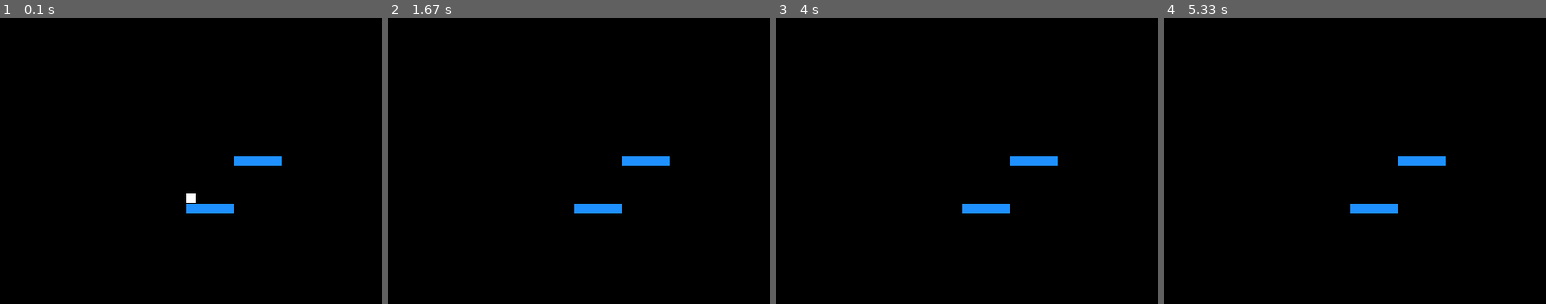
Above: before the commit, frames 1-4 (left to right).
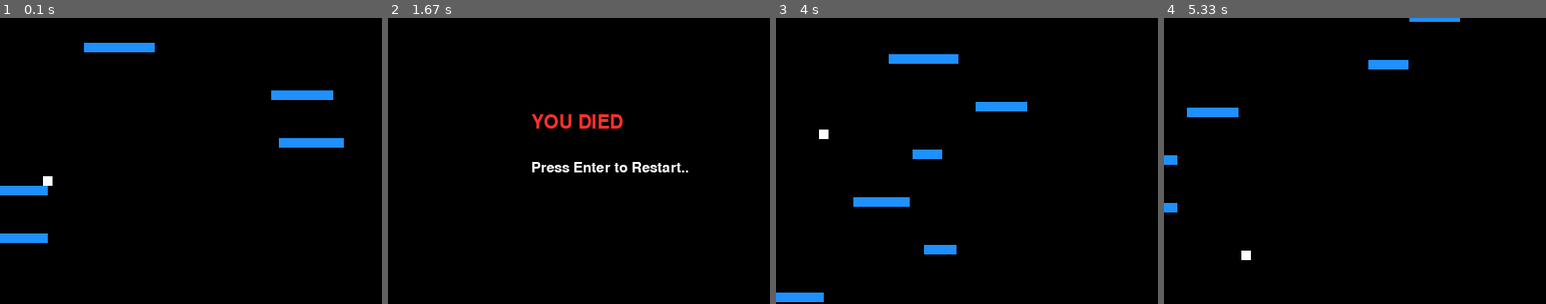
Above: after the commit, the same moments.

Repository: damianoda96/Capstone_Game
Game: pygame game, started from main.py
Two runs of this game, one before a commit and one after it. Both use one fixed random seed, a clock stepped at 60 frames per second and the inputs below.
Inputs (mouse positions are in pixels of both pictures, inside the frame that each line leads up to):
- Up to frame 1 (0.1 s): no input
- Up to frame 2 (1.67 s): hold Space 0.33-0.8 s; hold D 0.33-0.8 s; move the mouse to (563, 172) at 0.37 s; tap Enter at 0.83 s; hold D 1.17-1.63 s; tap Space at 1.23, 1.53 s
- Up to frame 3 (4 s): tap Enter at 2 s; hold D 2.33-2.8 s; tap Space at 2.4, 2.7, 2.9, 3.2, 3.47, 3.8 s; hold A 2.83-3.37 s; hold Enter 3.4-3.7 s; hold S 3.4-3.7 s; hold S from 3.73 s (still down)
- Up to frame 4 (5.33 s): release S at 4.03 s; hold A 4.07-4.47 s; tap Space at 4.13, 4.43, 5.3 s; tap Enter at 4.9 s; hold D from 5.23 s (still down)

The runs differ from the first frame. In frame 1, 3.6% of the frame differs, in the area x 0-90%, y 8-79%; in frame 2, 2.2%; in frame 3, 3.4%; in frame 4, 2.1%.

Commit message:
adding a few updates

Diff:
--- /dev/null
+++ b/Bullet.py
@@ -0,0 +1,85 @@
+import sys
+import pygame
+import math
+import random
+from pygame.locals import *
+from Player import *
+from Enemy import *
+from Platform import *
+from Controller import *
+
+class Bullet:
+
+	def __init__(self, x, y, dest_x, dest_y, LINE_THICKNESS):
+
+		# Rectangle
+		self.rect = pygame.Rect(x + LINE_THICKNESS/2 - 2, y + LINE_THICKNESS/2 - 2, 2, 4)
+		self.alive = True
+		self.dest_x = dest_x
+		self.dest_y = dest_y
+
+		self.calc_v()
+
+	def calc_v(self):
+
+		print("self x: " +str(self.rect.x))
+		print("self dest x: " + str(self.dest_x))
+		print("self y: " + str(self.rect.y))
+		print("self dest y: " + str(self.dest_y))
+
+		if self.rect.x > self.dest_x:
+			self.slope_x = self.dest_x - self.rect.x
+			print("slope_x: " + str(self.slope_x))
+		elif self.rect.x < self.dest_x:
+			self.slope_x = self.dest_x - self.rect.x
+			print("slope_x: " + str(self.slope_x))
+		else:
+			self.slope_x = 0
+
+		if self.rect.y > self.dest_y:
+			self.slope_y = self.dest_y - self.rect.y
+		elif self.rect.y < self.dest_y:
+			self.slope_y = self.dest_y - self.rect.y
+		else:
+			self.slope_y = 0
+
+		dist = math.sqrt((self.slope_x)**2 + (self.slope_y)**2)
+
+		if(round(self.slope_x/dist) < 0):
+
+			self.vel_x = round(self.slope_x/dist * 100) + 50
+
+		elif(round(self.slope_x/dist) > 0):
+
+			self.vel_x = round(self.slope_x/dist * 100) - 50
+
+		else:
+			self.vel_x = 0
+
+		if(round(self.slope_y/dist) < 0):
+
+			self.vel_y = round(self.slope_y/dist * 100) + 50
+
+		elif(round(self.slope_y/dist) > 0):
+
+			self.vel_y = round(self.slope_y/dist * 100) - 50
+
+		else:
+			self.vel_y = 0
+
+		print(self.vel_x)
+		print(self.vel_y)
+
+	def move(self): # bullets will move to x and y
+
+		self.rect.x += self.vel_x
+		self.rect.y += self.vel_y
+
+
+	def check_collision(self):
+		# if collided, alive == false
+		pass
+
+
+	def draw(self, display_surf):
+		pygame.draw.rect(display_surf, WHITE, self.rect)
--- /dev/null
+++ b/Enemy.py
@@ -0,0 +1,38 @@
+import sys
+import pygame
+import math
+import random
+from pygame.locals import *
+from Player import *
+from Enemy import *
+from Platform import *
+from Controller import *
+
+# Enemy Class
+
+class Enemy:
+
+	def __init__(self, WINDOW_WIDTH, WINDOW_HEIGHT, LINE_THICKNESS):
+
+		self.type = "blah" # eventually for random enemies
+
+		self.x = WINDOW_WIDTH
+		self.y = WINDOW_HEIGHT
+
+		self.rect = pygame.Rect(self.x, self.y, LINE_THICKNESS, LINE_THICKNESS)
+
+	def move(self, dest_x, dest_y):
+
+		if self.rect.x < dest_x:
+			self.rect.x += 1
+		if self.rect.x > dest_x:
+			self.rect.x -= 1
+
+		if self.rect.y > dest_y:
+			self.rect.y -= 1
+		if self.rect.y < dest_y:
+			self.rect.y += 1
+
+	def draw(self, display_surf):
+
+		pygame.draw.rect(display_surf, blue, self.rect)
--- /dev/null
+++ b/Platform.py
@@ -0,0 +1,44 @@
+import sys
+import pygame
+import math
+import random
+from pygame.locals import *
+from Player import *
+from Enemy import *
+from Platform import *
+from Controller import *
+
+class Platform:
+
+	def __init__(self, x, y, w, h, t):
+
+		self.width = w
+		self.height = h
+		self.rect = pygame.Rect(x, y, w, h)
+		self.type = t
+
+	def move_up(self):
+		pass
+
+	def move_down(self):
+		pass
+
+	def move_left(self, vel):
+		self.rect.x -= vel
+
+	def move_right(self, vel):
+		self.rect.x += vel
+
+	def side_move(self):
+		start_x = self.rect.x
+		while(self.rect.x > start_x - 100):
+			self.rect.x -= 3
+		while(self.rect.x != start_x):
+			self.rect.x += 3
+
+	def deactivate(self):
+		self.type = "inactive"
+
+
+	def draw(self, display_surf, color):
+		pygame.draw.rect(display_surf, color, self.rect)
--- /dev/null
+++ b/Player.py
@@ -0,0 +1,108 @@
+import sys
+import pygame
+import math
+import random
+from pygame.locals import *
+import Player
+import Enemy
+import Platform
+import Controller
+
+# Player Class
+
+class Player:
+
+	def __init__(self, WINDOW_WIDTH, WINDOW_HEIGHT, LINE_THICKNESS):
+
+		# Starting Pos
+		self.x = WINDOW_WIDTH/2 - LINE_THICKNESS/2 - 150
+		self.y = WINDOW_HEIGHT/2 - LINE_THICKNESS/2
+		# Rectangle
+		self.rect = pygame.Rect(self.x, self.y, LINE_THICKNESS, LINE_THICKNESS)
+		self.hit_rect = pygame.Rect(self.x, self.y, LINE_THICKNESS, LINE_THICKNESS)
+		self.aim_dot = pygame.Rect(self.x, self.y, 2, 2)
+		self.face_dir = "e"
+		self.weapon = "fists"
+		self.can_slash = True
+		self.can_jump = False
+		self.on_ground = False
+		self.is_falling = True # for moving down
+		self.is_jumping = False # for moving up
+		self.max_height = 0
+
+	def move_right(self, multiplier):
+		self.rect.x += (3 * multiplier)
+		self.hit_rect.x += (3 * multiplier)
+		self.face_dir = "e"
+	def move_left(self, multiplier):
+		self.rect.x -= (3 * multiplier)
+		self.hit_rect.x -= (3 * multiplier)
+		self.face_dir = "w"
+	def move_up(self, multiplier):
+		self.rect.y -= (3 * multiplier)
+		self.hit_rect.y -= (3 * multiplier)
+		self.face_dir = "n"
+	def move_down(self, multiplier):
+		self.rect.y += (3 * multiplier)
+		self.hit_rect.y += (3 * multiplier)
+		self.face_dir = "s"
+
+
+	def jump(self):
+		self.is_jumping = True
+		self.max_height = self.rect.y - 60
+
+
+	def aim_move(self, mouse_x, mouse_y):
+		self.aim_dot.x = mouse_x
+		self.aim_dot.y = mouse_y
+
+	def draw(self, display_surf, color):
+		pygame.draw.rect(display_surf, color, self.rect)
+		# pygame.draw.rect(display_surf, WHITE, self.aim_dot)
+		pygame.draw.rect(display_surf, color, self.hit_rect)
+
+	def shoot(self, mouse_x, mouse_y):
+		# print("Shooting")
+		# make a new bullet
+		# bullets.append(Bullet(self.rect.x, self.rect.y, mouse_x, mouse_y))
+		pass
+
+	def slash(self):
+
+		if self.face_dir == "e":
+
+			self.hit_rect.x = self.rect.x + LINE_THICKNESS
+
+		elif self.face_dir == "w":
+
+			self.hit_rect.x = self.rect.x - LINE_THICKNESS
+
+		elif self.face_dir == "n":
+
+			self.hit_rect.y = self.rect.y - LINE_THICKNESS
+
+		elif self.face_dir == "s":
+
+			self.hit_rect.y = self.rect.y + LINE_THICKNESS
+
+	def slash_revert(self):
+
+		self.hit_rect.x = self.rect.x
+		self.hit_rect.y = self.rect.y
+
+	def check_plat_collision(self, plat_rect):
+		player_rect = self.rect
+		if player_rect.bottom >= plat_rect.top and player_rect.bottom <= plat_rect.bottom and player_rect.right >= plat_rect.left and player_rect.left <= plat_rect.right and not self.is_jumping:
+			return True
+
+	def check_slash_collision(self, enemy_rect):
+
+		slash_rect = self.hit_rect
+
+		if enemy_rect.right >= slash_rect.left and enemy_rect.right <= slash_rect.right and enemy_rect.bottom > slash_rect.top and enemy_rect.top < slash_rect.bottom:
+			return True
+		if enemy_rect.left <= slash_rect.right and enemy_rect.right >= slash_rect.left and enemy_rect.bottom > slash_rect.top and enemy_rect.top < slash_rect.bottom:
+			return True
+		else:
+			return False
--- a/main.py
+++ b/main.py
@@ -3,6 +3,11 @@
 import math
 import random
 from pygame.locals import *
+from Player import *
+from Enemy import *
+from Platform import *
+from Controller import *
+from Bullet import *
 
 # Frames per second
 
@@ -13,212 +18,13 @@
 WINDOW_WIDTH = 400
 WINDOW_HEIGHT = 300
 LINE_THICKNESS = 10
-PADDLE_SIZE = 50
-PADDLE_OFFSET = 20
 
 # Colors
 
 BLACK = (0, 0, 0)
 WHITE = (255, 255, 255)
 blue = pygame.Color('dodgerblue')
-
-# Player Class
-
-class Player:
-
-	def __init__(self):
-
-		# Starting Pos
-		self.x = WINDOW_WIDTH/2 - LINE_THICKNESS/2
-		self.y = WINDOW_HEIGHT/2 - LINE_THICKNESS/2
-		# Rectangle
-		self.rect = pygame.Rect(self.x, self.y, LINE_THICKNESS, LINE_THICKNESS)
-		self.hit_rect = pygame.Rect(self.x, self.y, LINE_THICKNESS, LINE_THICKNESS)
-		self.aim_dot = pygame.Rect(self.x, self.y, 2, 2)
-		self.face_dir = "e"
-		self.weapon = "fists"
-		self.can_slash = True
-		self.can_jump = False
-		self.on_ground = False
-		self.is_falling = True # for moving down
-		self.is_jumping = False # for moving up
-
-	def move_right(self, multiplier):
-		self.rect.x += (3 * multiplier)
-		self.hit_rect.x += (3 * multiplier)
-		self.face_dir = "e"
-	def move_left(self, multiplier):
-		self.rect.x -= (3 * multiplier)
-		self.hit_rect.x -= (3 * multiplier)
-		self.face_dir = "w"
-	def move_up(self, multiplier):
-		self.rect.y -= (3 * multiplier)
-		self.hit_rect.y -= (3 * multiplier)
-		self.face_dir = "n"
-	def move_down(self, multiplier):
-		self.rect.y += (3 * multiplier)
-		self.hit_rect.y += (3 * multiplier)
-		self.face_dir = "s"
-
-
-	def jump(self):
-		self.is_jumping = True
-		self.max_height = self.rect.y - 100
-
-
-	def aim_move(self, mouse_x, mouse_y):
-		self.aim_dot.x = mouse_x
-		self.aim_dot.y = mouse_y
-
-	def draw(self):
-		pygame.draw.rect(display_surf, WHITE, self.rect)
-		# pygame.draw.rect(display_surf, WHITE, self.aim_dot)
-		pygame.draw.rect(display_surf, WHITE, self.hit_rect)
-
-	def shoot(self, mouse_x, mouse_y):
-		# print("Shooting")
-		# make a new bullet
-		# bullets.append(Bullet(self.rect.x, self.rect.y, mouse_x, mouse_y))
-		pass
-
-	def slash(self):
-
-		if self.face_dir == "e":
-
-			self.hit_rect.x = self.rect.x + LINE_THICKNESS
-
-		elif self.face_dir == "w":
-
-			self.hit_rect.x = self.rect.x - LINE_THICKNESS
-
-		elif self.face_dir == "n":
-
-			self.hit_rect.y = self.rect.y - LINE_THICKNESS
-
-		elif self.face_dir == "s":
-
-			self.hit_rect.y = self.rect.y + LINE_THICKNESS
-
-	def slash_revert(self):
-
-		self.hit_rect.x = self.rect.x
-		self.hit_rect.y = self.rect.y
-
-class Enemy:
-
-	def __init__(self):
-
-		self.type = "blah" # eventually for random enemies
-
-		self.x = WINDOW_WIDTH
-		self.y = WINDOW_HEIGHT
-
-		self.rect = pygame.Rect(self.x, self.y, LINE_THICKNESS, LINE_THICKNESS)
-
-	def move(self, dest_x, dest_y):
-
-		if self.rect.x < dest_x:
-			self.rect.x += 1
-		if self.rect.x > dest_x:
-			self.rect.x -= 1
-
-		if self.rect.y > dest_y:
-			self.rect.y -= 1
-		if self.rect.y < dest_y:
-			self.rect.y += 1
-
-	def draw(self):
-
-		pygame.draw.rect(display_surf, blue, self.rect)
-
-
-class Bullet:
-
-	def __init__(self, x, y, dest_x, dest_y):
-
-		# Rectangle
-		self.rect = pygame.Rect(x + LINE_THICKNESS/2 - 2, y + LINE_THICKNESS/2 - 2, 2, 4)
-		self.alive = True
-		self.dest_x = dest_x
-		self.dest_y = dest_y
-
-		self.calc_v()
-
-	def calc_v(self):
-
-		print("self x: " +str(self.rect.x))
-		print("self dest x: " + str(self.dest_x))
-		print("self y: " + str(self.rect.y))
-		print("self dest y: " + str(self.dest_y))
-
-		if self.rect.x > self.dest_x:
-			self.slope_x = self.dest_x - self.rect.x
-			print("slope_x: " + str(self.slope_x))
-		elif self.rect.x < self.dest_x:
-			self.slope_x = self.dest_x - self.rect.x
-			print("slope_x: " + str(self.slope_x))
-		else:
-			self.slope_x = 0
-
-		if self.rect.y > self.dest_y:
-			self.slope_y = self.dest_y - self.rect.y
-		elif self.rect.y < self.dest_y:
-			self.slope_y = self.dest_y - self.rect.y
-		else:
-			self.slope_y = 0
-
-		dist = math.sqrt((self.slope_x)**2 + (self.slope_y)**2)
-
-		if(round(self.slope_x/dist) < 0):
-
-			self.vel_x = round(self.slope_x/dist * 100) + 50
-
-		elif(round(self.slope_x/dist) > 0):
-
-			self.vel_x = round(self.slope_x/dist * 100) - 50
-
-		else:
-			self.vel_x = 0
-
-		if(round(self.slope_y/dist) < 0):
-
-			self.vel_y = round(self.slope_y/dist * 100) + 50
-
-		elif(round(self.slope_y/dist) > 0):
-
-			self.vel_y = round(self.slope_y/dist * 100) - 50
-
-		else:
-			self.vel_y = 0
-
-		print(self.vel_x)
-		print(self.vel_y)
-
-	def move(self): # bullets will move to x and y
-
-		self.rect.x += self.vel_x
-		self.rect.y += self.vel_y
-
-
-	def check_collision(self):
-		# if collided, alive == false
-		pass
-
-
-	def draw(self):
-		pygame.draw.rect(display_surf, WHITE, self.rect)
-
-class Platform:
-
-	def __init__(self, x, y, w, h):
-
-		self.width = w
-		self.height = h
-
-		self.rect = pygame.Rect(x, y, w, h)
-
-	def draw(self):
-		pygame.draw.rect(display_surf, blue, self.rect)
+red = pygame.Color('firebrick1')
 
 
 # draws the arena --------------------------------------------------
@@ -232,30 +38,22 @@
 	# pygame.draw.line(display_surf, WHITE, ((WINDOW_WIDTH/2), 0), ((WINDOW_WIDTH/2), WINDOW_HEIGHT), (int(LINE_THICKNESS/4)))
 
 
-def check_slash_collision(enemy_rect, slash_rect):
-	if enemy_rect.right >= slash_rect.left and enemy_rect.right <= slash_rect.right and enemy_rect.bottom > slash_rect.top and enemy_rect.top < slash_rect.bottom:
-		return True
-	if enemy_rect.left <= slash_rect.right and enemy_rect.right >= slash_rect.left and enemy_rect.bottom > slash_rect.top and enemy_rect.top < slash_rect.bottom:
-		return True
-	else:
-		return False
-
-
-def check_plat_collision(player_rect, plat_rect):
-	if player_rect.bottom >= plat_rect.top and player_rect.bottom <= plat_rect.bottom and player_rect.right >= plat_rect.left and player_rect.left <= plat_rect.right:
-		return True
-
-
-# Displays the current score on the screen
-
-'''def display_score(score):
-	result_surf = BASIC_FONT.render('Score = %s' %(score), True, WHITE)
+# Displays the death announcement
+
+def display_death():
+	result_surf = BASIC_FONT.render('YOU DIED', True, red)
+	restart_surf = BASIC_FONT_1.render('Press Enter to Restart..', True, WHITE)
 	result_rect = result_surf.get_rect()
-	result_rect.topleft = (WINDOW_WIDTH - 150, 25)
-	display_surf.blit(result_surf, result_rect)'''
+	restart_rect = restart_surf.get_rect()
+	result_rect.topleft = (WINDOW_WIDTH/2 - 50, 100)
+	restart_rect.topleft = (WINDOW_WIDTH/2 - 50, 150)
+	display_surf.blit(result_surf, result_rect)
+	display_surf.blit(restart_surf, restart_rect)
 
 
 # Main Function
+
+platforms = []
 
 
 def main():
@@ -263,19 +61,19 @@
 	pygame.init()
 	global display_surf
 
-	global BASIC_FONT, BASIC_FONT_SIZE
+	global BASIC_FONT, BASIC_FONT_SIZE, BASIC_FONT_1
 
 	BASIC_FONT_SIZE = 20
 	BASIC_FONT = pygame.font.Font('freesansbold.ttf', BASIC_FONT_SIZE)
+	BASIC_FONT_1 = pygame.font.Font('freesansbold.ttf', 15)
 
 	fps_clock = pygame.time.Clock()
 	display_surf = pygame.display.set_mode((WINDOW_WIDTH, WINDOW_HEIGHT))
 	pygame.display.set_caption('Dumpy')
 
-	player = Player()
+	player = Player.Player(WINDOW_WIDTH, WINDOW_HEIGHT, LINE_THICKNESS)
 
 	enemies = []
-	platforms = []
 
 	multiplier = 1
 
@@ -286,22 +84,31 @@
 
 	e_spawn_counter = 0
 
+	is_dead = False
+
+	# Platform initialization
+
+	for i in range(15):
+		rand = random.randint(1, 300)
+		rand_width = random.randint(30, 80)
+		rand_type = random.randint(1,5)
+		if rand_type == 2:
+			t = "moving"
+		else:
+			t = "static"
+
+		if i > 1:
+			platforms.append(Platform(rand, WINDOW_HEIGHT/2 - LINE_THICKNESS/2 + 100 - 50 * (i), rand_width, 10, t))
+		else:
+			platforms.append(Platform(0, WINDOW_HEIGHT/2 - LINE_THICKNESS/2 + 100 - 50 * (i), 50, 10, "static"))
+
 	# Draws the starting position of the Arena
-
-	for i in range(2):
-		platforms.append(Platform(WINDOW_WIDTH/2 - LINE_THICKNESS/2 + 50 * i, WINDOW_HEIGHT/2 - LINE_THICKNESS/2 + 50 - 50 * (i), 50, 10))
-
-	# platform = Platform(WINDOW_WIDTH/2 - LINE_THICKNESS/2, WINDOW_HEIGHT/2 - LINE_THICKNESS/2 + 50, 50, 10)
-
 	draw_arena()
-	# draw_paddle(paddle1)
-	# draw_paddle(paddle2)
-
-	player.draw()
-	# platform.draw()
+
+	player.draw(display_surf, WHITE)
 
 	for i in platforms:
-		i.draw()
+		i.draw(display_surf, blue)
 
 	is_on = -1
 
@@ -309,6 +116,8 @@
 
 	mouse_x = 0
 	mouse_y = 0
+
+	gravity = 5
 
 	while True:  # main game loop
 
@@ -337,6 +146,7 @@
 				if event.key==pygame.K_SPACE:
 					if player.can_jump:
 						can_jump = False
+						player.is_jumping = True
 						player.jump()
 				if event.key==pygame.K_f:
 					if player.can_slash:
@@ -362,6 +172,12 @@
 					player.slash_revert()
 					player.can_slash = True
 					pass
+				if event.key==pygame.K_RETURN:
+					if(is_dead):
+						display_surf.fill((0, 0, 0))
+						player.is_falling = False
+						platforms.clear()
+						main()
 
 		if pygame.mouse.get_pressed()[0]:
 			# player.shoot(mouse_x, mouse_y)
@@ -381,59 +197,101 @@
 			player.move_down(multiplier)
 		if move_right:
 			player.move_right(multiplier)
+			for i in platforms:
+				i.move_left(3 * multiplier)
 		if move_left:
 			player.move_left(multiplier)
-
+			for i in platforms:
+				i.move_right(3 * multiplier)
 
 		draw_arena()
-		player.draw()
-		# platform.draw()
+		player.draw(display_surf, WHITE)
 
 		for i in enemies:
 			i.move(player.rect.x, player.rect.y)
-			i.draw()
-			if check_slash_collision(i.rect, player.hit_rect):
+			i.draw(display_surf)
+			if player.check_slash_collision(i.rect):
 				enemies.remove(i)
 
+		# ----- Platform collision handeling -----------------
 		for i in range(len(platforms)):
 
-			platforms[i].draw()
-
-			if(check_plat_collision(player.rect, platforms[i].rect)):
-				is_on = i
-				print(is_on)
-				player.is_falling = False
-				player.is_jumping = False
-				player.rect.y = platforms[i].rect.y - platforms[i].height - 1
-				player.hit_rect.y = platforms[i].rect.y - platforms[i].height - 1
-				player.can_jump = True
-				player.on_ground = True
+			if platforms[i].rect.y > player.rect.y + 300:
+				platforms[i].type = "inactive"
+
+			if platforms[i].type is not "inactive":
+
+				platforms[i].draw(display_surf, blue)
+				platforms[i].rect.y += 1
+
+				if platforms[i].type == "moving":
+					platforms[i].side_move()
+
+				if player.check_plat_collision(platforms[i].rect):
+					is_on = i
+					print(is_on)
+					player.is_falling = False
+					player.is_jumping = False
+					player.rect.y = platforms[i].rect.y - platforms[i].height - 1
+					player.hit_rect.y = platforms[i].rect.y - platforms[i].height - 1
+					player.can_jump = True
+					player.on_ground = True
 
 		if(is_on > -1):
 			if player.is_jumping == False:
-				if player.rect.right < platforms[is_on].rect.left or player.rect.left > platforms[is_on].rect.right:
-					player.is_falling = True
-					is_on = -1
+				if platforms[is_on].type is not "inactive":
+					if player.rect.right < platforms[is_on].rect.left or player.rect.left > platforms[is_on].rect.right:
+						player.is_falling = True
+						is_on = -1
+
+		# Jumping stuff ---------------------------------
 
 		if(player.is_falling):
-			player.rect.y += 5
-			player.hit_rect.y += 5
+
+			if(player.rect.y < player.max_height + 10):
+				gravity = 3
+			if(player.rect.y < player.max_height + 30):
+				gravity = 5
+
+			for i in platforms:
+				i.rect.y -= gravity+1
+			player.rect.y += gravity
+			player.hit_rect.y += gravity
 
 		if(player.is_jumping == True):
 			if(player.rect.y > player.max_height):
-				player.rect.y -= 5
-				player.hit_rect.y -= 5
+				if(player.rect.y < player.max_height + 30):
+					gravity = 3
+				if(player.rect.y < player.max_height + 10):
+					gravity = 1
+
+				for i in platforms:
+					i.rect.y += gravity+2
+				player.rect.y -= gravity
+				player.hit_rect.y -= gravity
 			else:
 				player.is_jumping = False
 				player.is_falling = True
 
 		if(player.is_jumping == False and player.is_falling == False):
 			player.can_jump = True
+			player.rect.y += 1
+			player.hit_rect.y += 1
 
 		if(player.is_falling == True):
 			player.can_jump = False
 			player.is_jumping = False
 
+		# --------------------------------------------
+
+		# check death
+
+		if(platforms[0].rect.y < -50):
+			display_death()
+			is_dead = True
+
+		# -----------------------------------------
+
 
 		pygame.display.update()
 
Empty file added: Controller.py
Not shown, changed: .DS_Store
